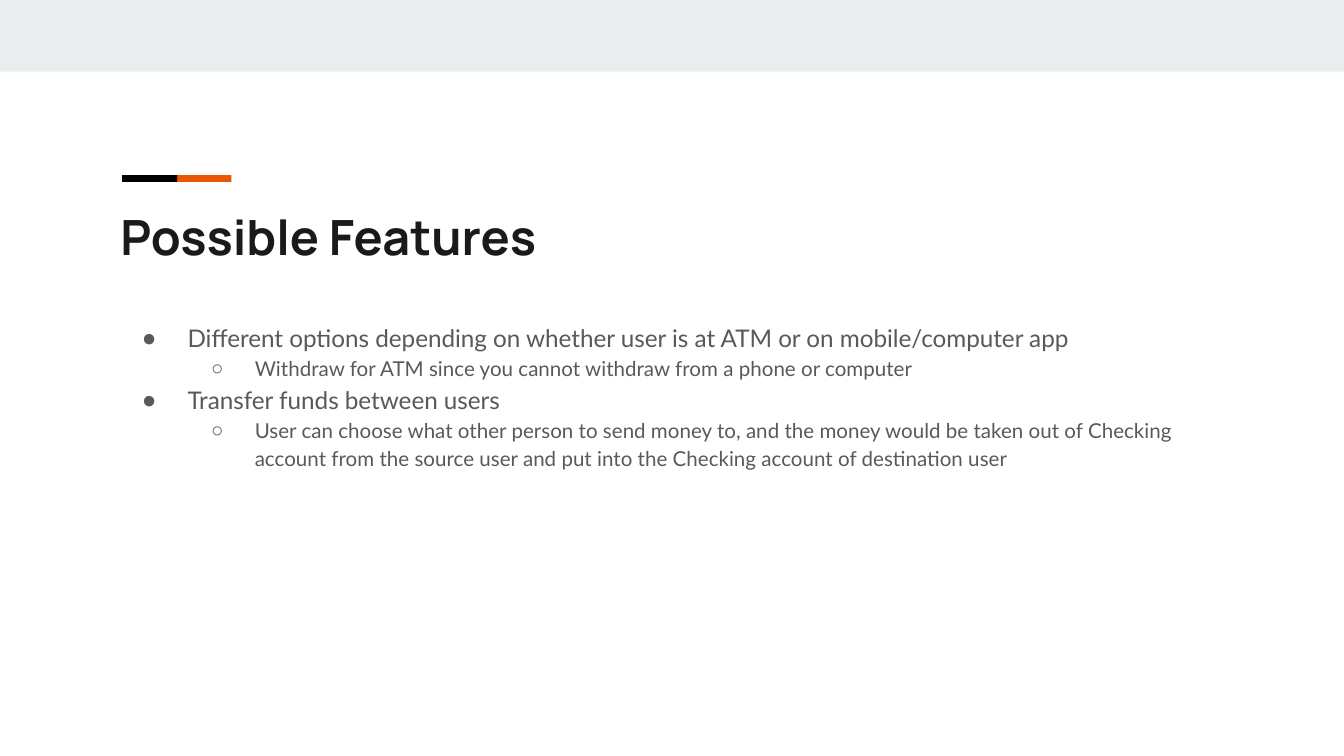
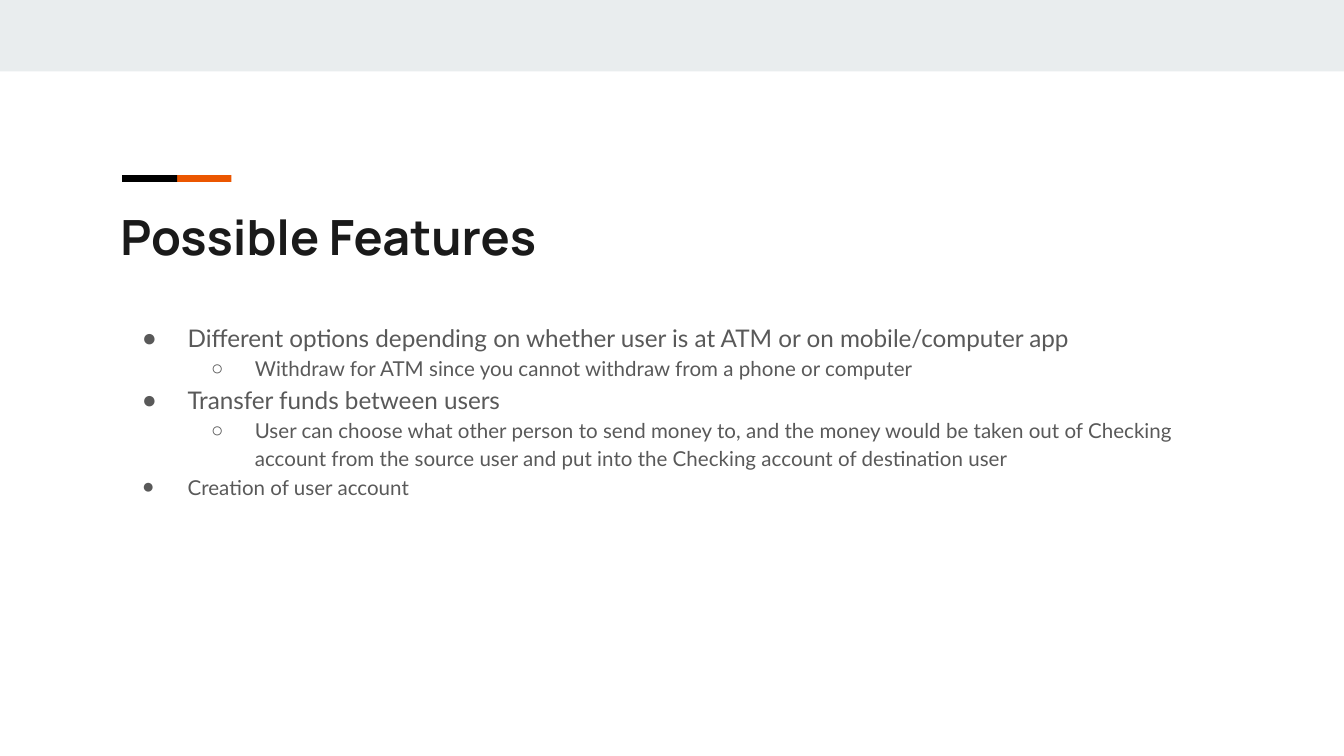
Before and after one commit to myasw/NetworkingSemesterProject, a slide deck: slide 7 of BankPresentation.pptx. Drawn at 1344x756 pixels with LibreOffice and Linux fonts; fonts in the diff are those of the drawing. Boxes give left, top, right and bottom in pixels: in the first picture for what was removed or moved away, otherwise in the second. Text is boxed around its words. In the diff, an @@ line names an element or a change of style, - is before the commit and + after.

Commit message:
Added Create Account proposal

```diff
--- a/BankPresentation.pptx
+++ b/BankPresentation.pptx
@@ text at <box>188,480,409,495</box>: paragraph added @@
+● Creation of user account
```
